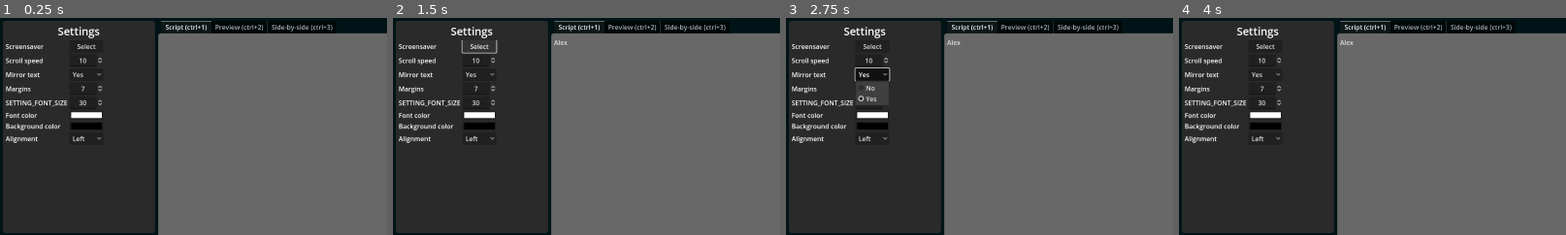
Above: before the commit, frames 1-4 (left to right).
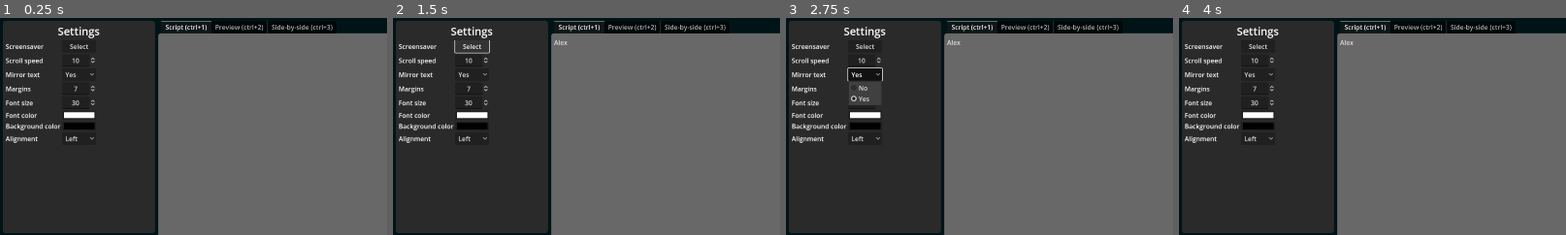
Above: after the commit, the same moments.

Repository: VoylinsGamedevJourney/teledot
Game: Godot game, scene res://controller.tscn
Same seed, same stepped clock (60 frames per second), same inputs: the game is played once before the commit and once after it.
Inputs (mouse positions are % of the whole screen's width and height, from its top left):
- Up to frame 1 (0.25 s): no input
- Up to frame 2 (1.5 s): click (60, 51) at 0.52 s; type "Alex" at 0.6 s; click "Select" at 1.25 s
- Up to frame 3 (2.75 s): click "Yes" at 2 s
- Up to frame 4 (4 s): click "Left" at 2.75 s; click "Start connection" at 3.5 s
The pictures show only the part of the screen within x 0-50%, y 0-50%; the shares and areas given below are measured in that part.

The runs differ from the first frame. In frame 1, 1.0% of the frame differs, in the area x 1-27%, y 12-58%; in frame 2, 1.1%; in frame 3, 1.2%, in the area x 1-28%, y 12-58%; in frame 4, 1.0%.

Commit message:
Adding Japanese

Diff:
--- a/src_controller/project.godot
+++ b/src_controller/project.godot
@@ -63,7 +63,7 @@
 
 [internationalization]
 
-locale/translations=PackedStringArray("res://translations/translations.en.translation", "res://translations/translations.ja.translation")
+locale/translations=PackedStringArray("res://translations/translations.en.translation", "res://translations/translations.ja.translation", "res://translations/translations.fr.translation")
 
 [rendering]
 
--- a/src_controller/translations/translations.csv
+++ b/src_controller/translations/translations.csv
@@ -3,16 +3,17 @@
 TITLE_SHORTCUTS,Shortcuts,ショートカット,Raccourcis
 TITLE_SCRIPTS,Scripts,脚本,Scripts
 TITLE_NETWORKING,Networking,コネクション,Réseau
-SETTING_SCREENSAVER,Screensaver,,Écran de veille
-SETTING_SCROLL_SPEED,Scroll speed,,Vitesse de défilement
-SETTING_MIRROR_TEXT,Mirror text,,Texte miroir
-SETTING_MARGINS,Margins,,Marges
-SETTING_COLOR_FONT,Font color,,Couleur du texte
-SETTING_COLOR_BACKGROUND,Background color,,Couleur du fond
-SETTING_ALIGNMENT,Alignment,,Alignement
-SHORTCUT_SHOW_SCREENSAVER,Show screensaver,,Afficher l'écran de veille
-SHORTCUT_PLAY_PAUSE,Play/Pause,,Lecture/Pause
-SHORTCUT_GO_UP,Go up,,Vers le haut
-SHORTCUT_GO_DOWN,Go down,,Vers le bas
-SHORTCUT_INCREASE_SPEED,Increase speed,,Augmenter la vitesse
-SHORTCUT_DECREASE_SPEED,Decrease speed,,Diminuer la vitesse
+SETTING_SCREENSAVER,Screensaver,スクリーンセーバー,Écran de veille
+SETTING_SCROLL_SPEED,Scroll speed,スクロール速度,Vitesse de défilement
+SETTING_MIRROR_TEXT,Mirror text,ミラーテキスト,Texte miroir
+SETTING_MARGINS,Margins,マージン,Marges
+SETTING_COLOR_FONT,Font color,フォントの色,Couleur du texte
+SETTING_COLOR_BACKGROUND,Background color,背景色,Couleur du fond
+SETTING_ALIGNMENT,Alignment,配置,Alignement
+SETTING_FONT_SIZE,Font size,フォントサイズ,
+SHORTCUT_SHOW_SCREENSAVER,Show screensaver,スクリーンセーバー表示,Afficher l'écran de veille
+SHORTCUT_PLAY_PAUSE,Play/Pause,再生/一時停止,Lecture/Pause
+SHORTCUT_GO_UP,Go up,上に移動,Vers le haut
+SHORTCUT_GO_DOWN,Go down,下に移動,Vers le bas
+SHORTCUT_INCREASE_SPEED,Increase speed,速度を上げる,Augmenter la vitesse
+SHORTCUT_DECREASE_SPEED,Decrease speed,速度を下げる,Diminuer la vitesse
Not shown, changed: src_controller/translations/translations.csv.import
